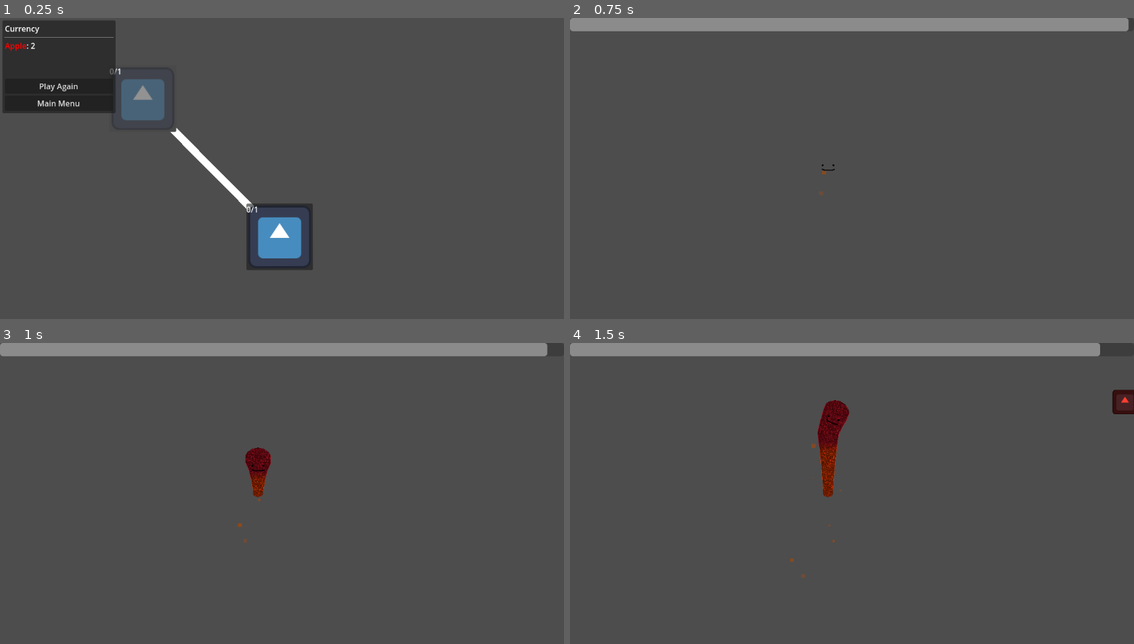
Above: before the commit, frames 1-4 (two rows, left to right).
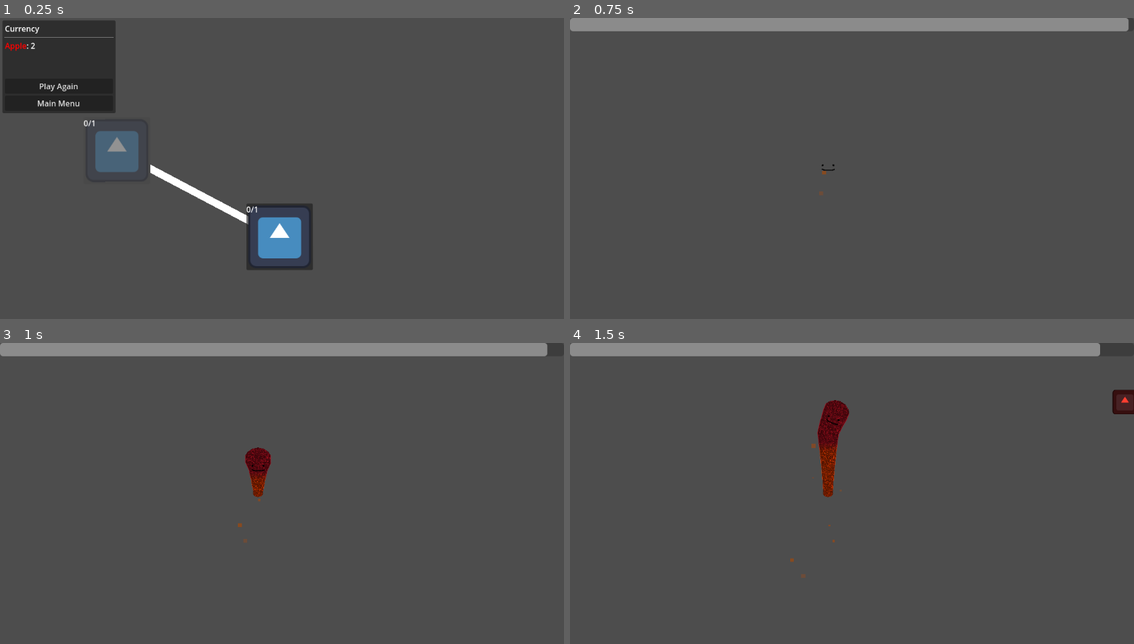
Above: after the commit, the same moments.

Repository: tylercchase/gmtk-2025
Game: Godot game, scene res://src/menus/upgrade/upgrade_menu.tscn
The game is run twice, just before and just after one commit, with the same random seed, the same clock (stepped at 60 frames per second) and the same inputs. This scene is started directly instead of the project's main scene. The engine's default icon, where the game draws it, is replaced by a stand-in: a white triangle on a blue panel in a dark square.
Inputs (mouse positions are in pixels of both pictures, inside the frame that each line leads up to):
- Up to frame 1 (0.25 s): no input
- Up to frame 2 (0.75 s): click "Play Again" at 0.5 s
- Up to frame 3 (1 s): no input
- Up to frame 4 (1.5 s): move the mouse to (976, 484) at 1.27 s; hold D (move_right) from 1.28 s (still down); click (976, 484) at 1.35 s

The runs differ from the first frame. In frame 1, 3.1% of the frame differs, in the area x 14-46%, y 16-69%; in frame 2, nothing differs; in frame 3, nothing differs; in frame 4, nothing differs.

Commit message:
feat: update collection logic to pull in upgrades

Diff:
--- a/src/level/level_manager.gd
+++ b/src/level/level_manager.gd
@@ -31,11 +31,7 @@
 	progress_bar.value =  timer.time_left / timer.wait_time
 
 func _on_item_collected(item: Item):
-	var modified_amount = 1
-	if State.resource_modifiers_add.has(item.id):
-		modified_amount += State.resource_modifiers_add[item.id]
-	if State.resource_modifiers_multiply.has(item.id):
-		modified_amount *= State.resource_modifiers_multiply[item.id]
+	var modified_amount = State.get_modifiers(item.id, 1)
 	if current_run_items.has(item.id):
 		current_run_items[item.id] += modified_amount
 	else:
--- a/src/menus/upgrade/upgrade_menu.tscn
+++ b/src/menus/upgrade/upgrade_menu.tscn
@@ -31,18 +31,18 @@
 upgrade_resource = ExtResource("3_m5u62")
 
 [node name="Button2" parent="UpgradeContainer" instance=ExtResource("2_5gbj0")]
-offset_left = -428.0
-offset_top = -316.0
-offset_right = -292.0
-offset_bottom = -180.0
+offset_left = -480.71
+offset_top = -209.666
+offset_right = -344.71
+offset_bottom = -73.6659
 upgrade_resource = ExtResource("5_53qew")
 metadata/_edit_use_anchors_ = true
 
 [node name="Button3" parent="UpgradeContainer" instance=ExtResource("2_5gbj0")]
-offset_left = 286.0
-offset_top = -225.0
-offset_right = 422.0
-offset_bottom = -89.0
+offset_left = -870.449
+offset_top = -398.206
+offset_right = -734.449
+offset_bottom = -262.206
 upgrade_resource = ExtResource("6_t3hjq")
 metadata/_edit_use_anchors_ = true
 
--- a/src/upgrades/upgrades/resources/basic_tail_length.tres
+++ b/src/upgrades/upgrades/resources/basic_tail_length.tres
@@ -1,16 +1,17 @@
-[gd_resource type="Resource" script_class="StatUpgrade" load_steps=3 format=3 uid="uid://dhsak2251nias"]
+[gd_resource type="Resource" script_class="StatUpgrade" load_steps=4 format=3 uid="uid://dhsak2251nias"]
 
+[ext_resource type="Script" uid="uid://bh0i4o5m8oh7a" path="res://src/upgrades/upgrade_cost.gd" id="1_ptsma"]
 [ext_resource type="Script" uid="uid://ps2c8mb4abcu" path="res://src/upgrades/upgrade_requirement.gd" id="1_wnmgp"]
 [ext_resource type="Script" uid="uid://bnner40wkr4wm" path="res://src/upgrades/upgrades/stat_upgrade.gd" id="2_ptsma"]
 
 [resource]
 script = ExtResource("2_ptsma")
-stat = 1
-amount = 1.0
+stat_key = ""
 type = 0
+value = 0.0
 name = "Basic Length"
 description = "Upgrades the length of the tail by 1 segement"
 id = "basic-tail"
-purchase_prices = Array[int]([2])
+purchase_prices = Array[ExtResource("1_ptsma")]([])
 requirements = Array[ExtResource("1_wnmgp")]([])
 metadata/_custom_type_script = "uid://bnner40wkr4wm"
--- a/src/upgrades/upgrades/speed_upgrade.gd
+++ /dev/null
@@ -1,9 +0,0 @@
-extends Upgrade
-
-enum Type {
-    ADD,
-    MULTIPLY
-}
-
-@export var amount: float
-@export var type: Type
Not shown, removed: src/upgrades/upgrades/speed_upgrade.gd.uid
